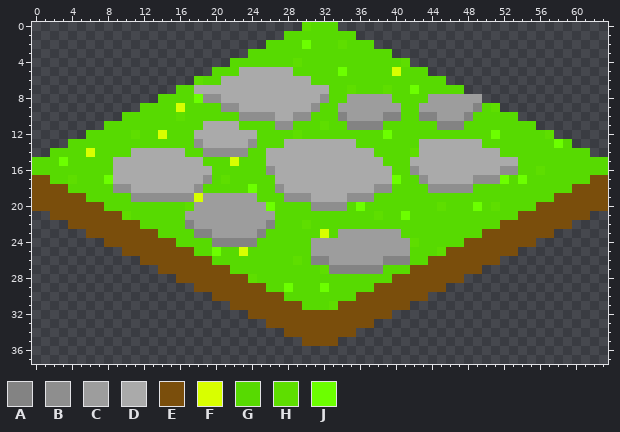
Pixel-art sprite: Assets/Resources/Tiles/GreenVillage/pavedFloor.png. The first picture shows the starting point.
The file is 64x64 pixels. Shown: x 0..63, y 0..37.
Palette (. is transparent): A #838383  B #8e8e8e  C #9d9d9d  D #aaaaaa  E #7a4e0c  F #d8ff00  G #57da01  H #5ede00  J #6cff00
After:
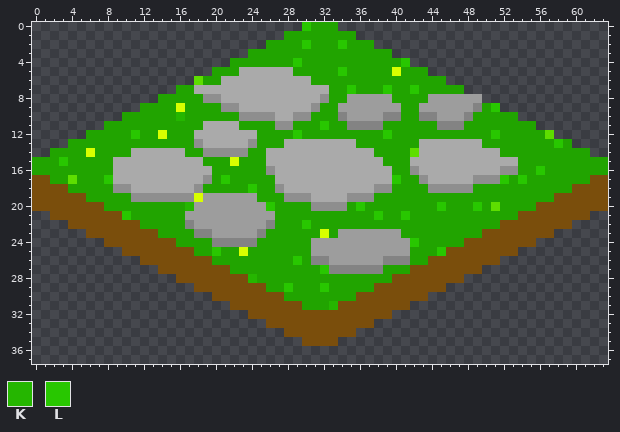
Colours new in this view: K #25b600  L #28c700
The edit:
colour G: #57da01 -> #21a400
y 0: x 30 H -> L
y 2: x 30 J -> L; x 34 H -> L
y 4: x 29 H -> L; x 41 H -> L
y 5: x 34 J -> L
y 7: x 35 H -> L; x 39 H -> L; x 42 J -> L
y 8: x 18 J -> G
y 9: x 51 H -> L
y 10: x 16 H -> K
y 11: x 32 H -> L
y 12: x 11 H -> L; x 29 H -> L; x 39 J -> L; x 51 J -> L
y 13: x 58 J -> L
y 15: x 3 J -> L
y 16: x 56 H -> L
y 17: x 8 J -> L; x 21 H -> L; x 40 J -> L; x 52 J -> L; x 54 J -> L
y 18: x 24 J -> L
y 20: x 17 H -> K; x 26 J -> L; x 36 J -> L; x 45 H -> L; x 49 J -> L
y 21: x 10 H -> L; x 38 H -> L; x 41 J -> L
y 22: x 30 H -> L
y 24: x 42 H -> L
y 25: x 20 J -> L; x 45 H -> L
y 26: x 29 H -> L
y 27: x 32 H -> L
y 28: x 24 H -> K
y 29: x 28 J -> L; x 32 J -> L
y 31: x 33 H -> K
Where, in picture pixels (left, top, right, bottom), the same in both pictures:
changed: (32, 22, 608, 310)
